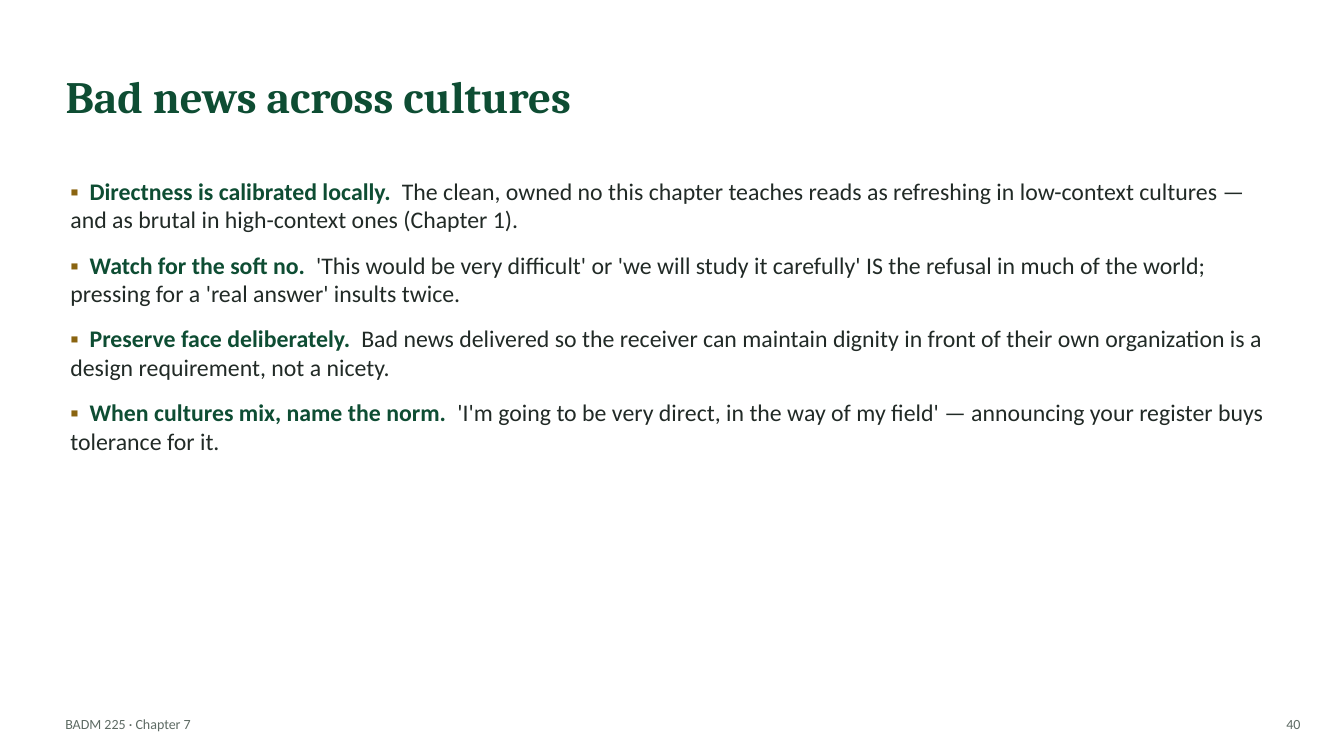
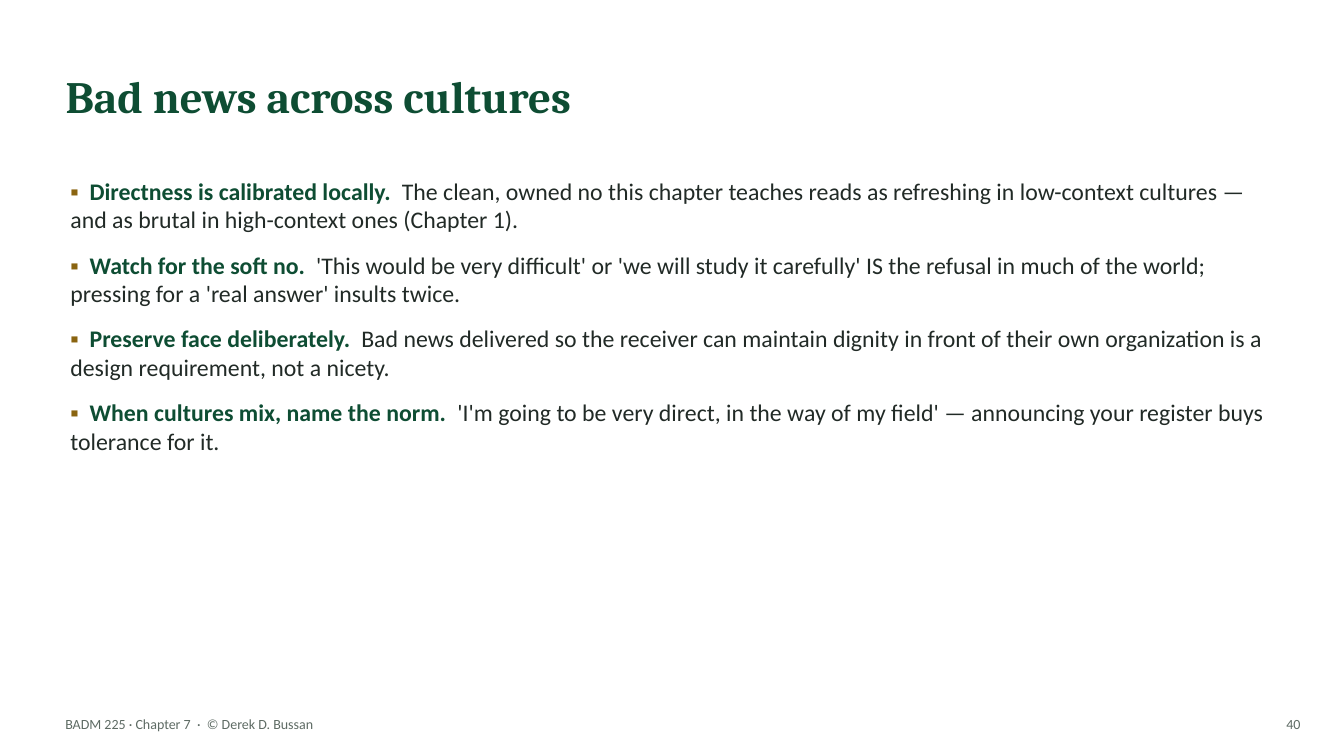
Before and after one commit to dbussan/badm-225, a slide deck: slide 40 of slides/ch07-negative-messages.pptx. Drawn at 1344x756 pixels with LibreOffice and Linux fonts; fonts in the diff are those of the drawing. Boxes give left, top, right and bottom in pixels: in the first picture for what was removed or moved away, otherwise in the second. Text is boxed around its words. In the diff, an @@ line names an element or a change of style, - is before the commit and + after.

```diff
--- a/slides/ch07-negative-messages.pptx
+++ b/slides/ch07-negative-messages.pptx
@@ text at bbox=[65, 719, 313, 732]: text changed @@
-BADM 225 · Chapter 7
+BADM 225 · Chapter 7 · © Derek D. Bussan
```
Also in this commit, not shown: 43 other slides changed, 37 other files.
